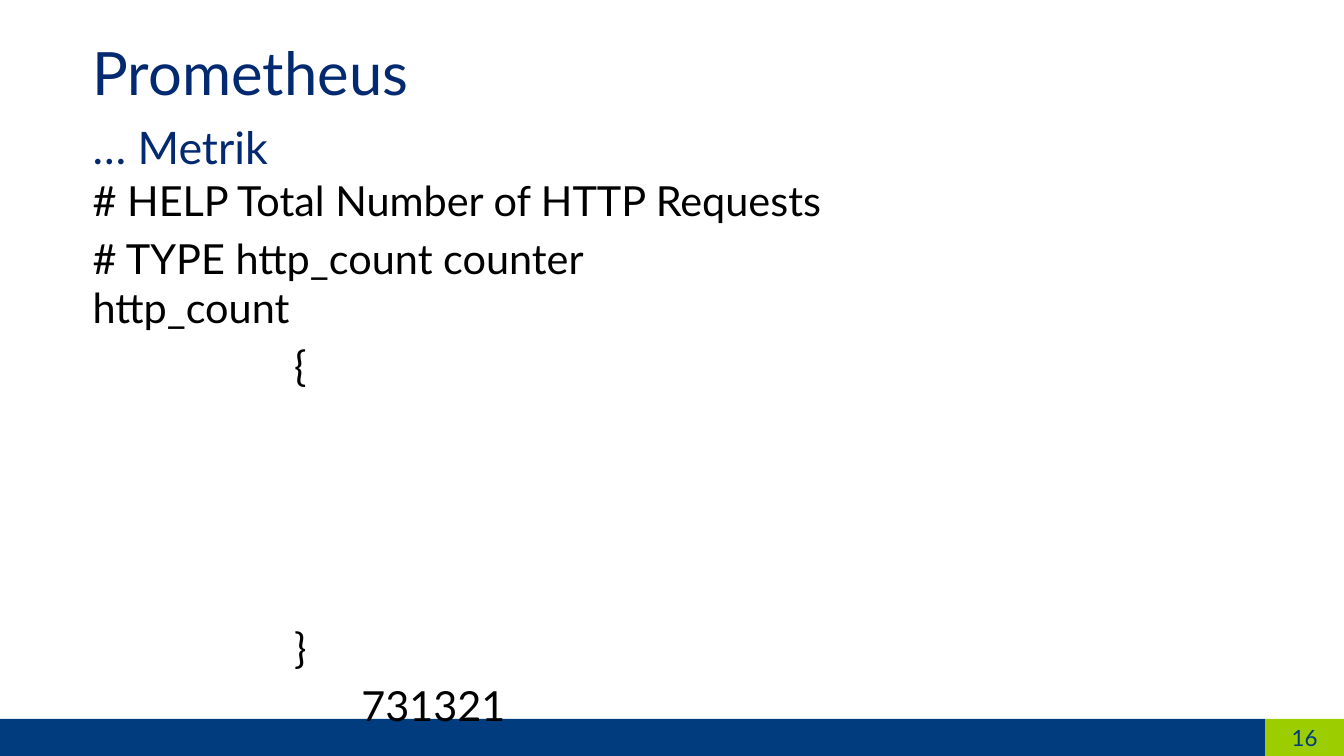
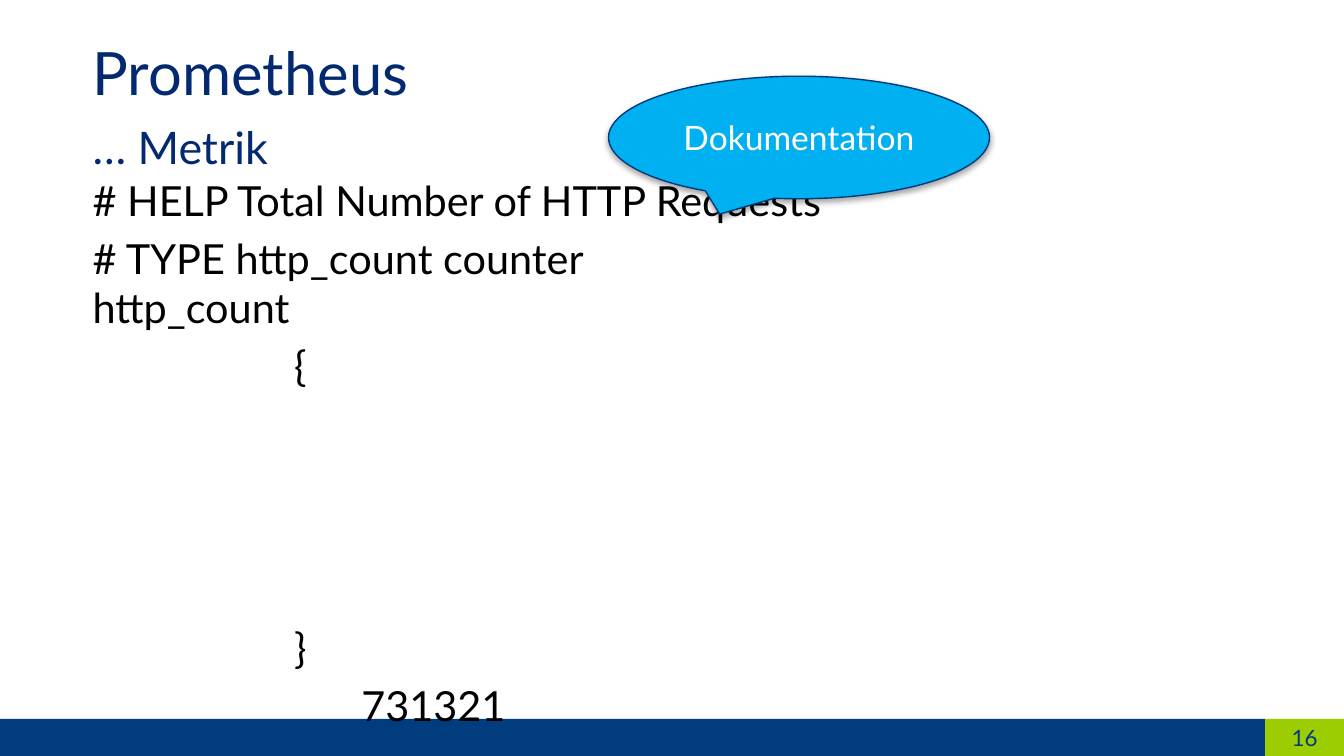
Before and after one commit to hikhvar/prometheus-kubernetes-demo, a slide deck: slide 16 of slides/slides.potx. Drawn at 1344x756 pixels with LibreOffice and Linux fonts; fonts in the diff are those of the drawing. Boxes give left, top, right and bottom in pixels: in the first picture for what was removed or moved away, otherwise in the second. Text is boxed around its words. In the diff, an @@ line names an element or a change of style, - is before the commit and + after.

```diff
--- a/slides/slides.potx
+++ b/slides/slides.potx
@@ speech bubble added at (609, 77, 989, 199), fill #00B0F0, outline #003B7B 0.75 pt, 18 pt, text #FFFFFF @@
+Dokumentation
```
Also in this commit, not shown: 9 other slides changed, 1 other file.
